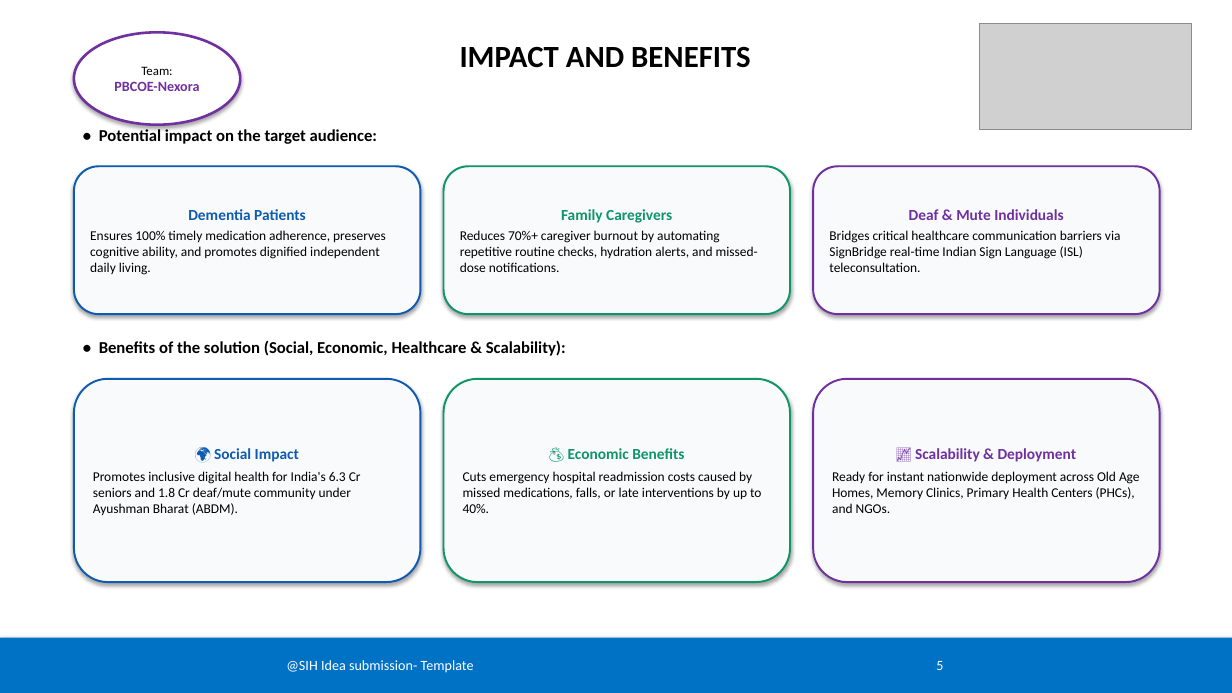
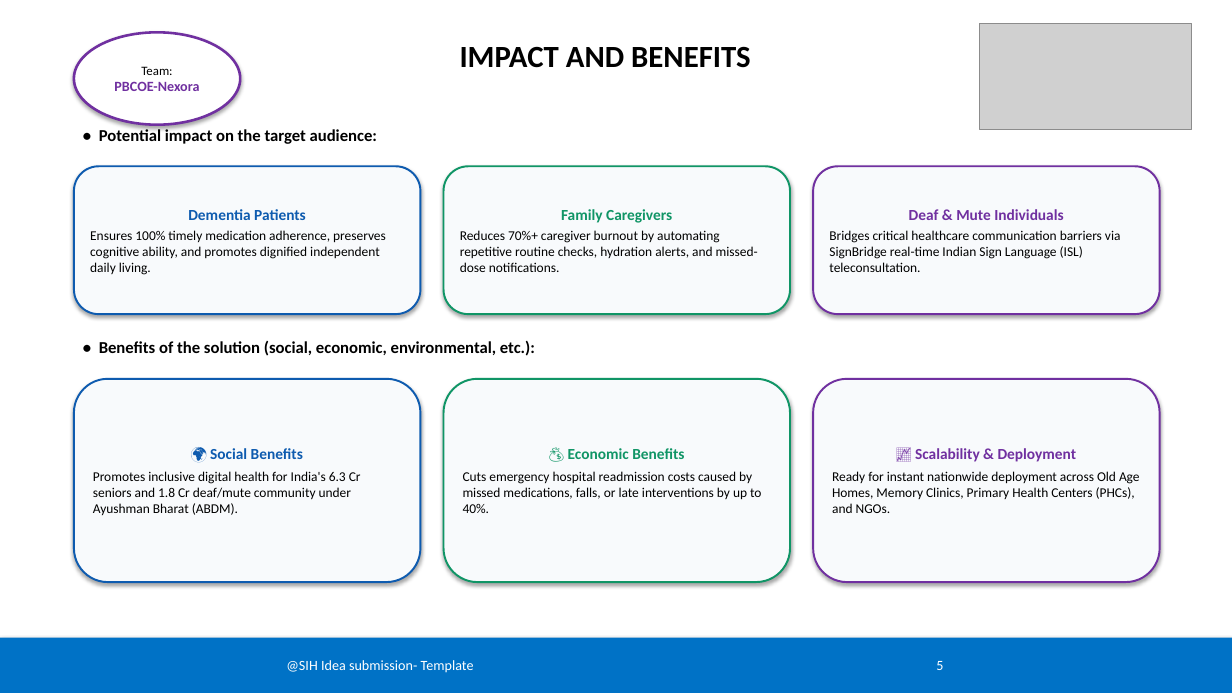
Before and after one commit to swayamgulhane538/Aabha-ai, a slide deck: slide 5 of SIH_2025_PBCOE_Nexora_AABHA_AI.pptx. Drawn at 1232x693 pixels with LibreOffice and Linux fonts; fonts in the diff are those of the drawing; grey boxes stand for pictures. Boxes give left, top, right and bottom in pixels: in the first picture for what was removed or moved away, otherwise in the second. Text is boxed around its words. In the diff, an @@ line names an element or a change of style, - is before the commit and + after.

```diff
--- a/SIH_2025_PBCOE_Nexora_AABHA_AI.pptx
+++ b/SIH_2025_PBCOE_Nexora_AABHA_AI.pptx
@@ text at (99, 341, 535, 356): text changed @@
-• Benefits of the solution (Social, Economic, Healthcare & Scalability):
+• Benefits of the solution (social, economic, environmental, etc.):
@@ text in rounded rectangle at (210, 448, 303, 459): text changed @@
-🌍 Social Impact
+🌍 Social Benefits
```
Also in this commit, not shown: 3 other slides changed, 1 other file.
